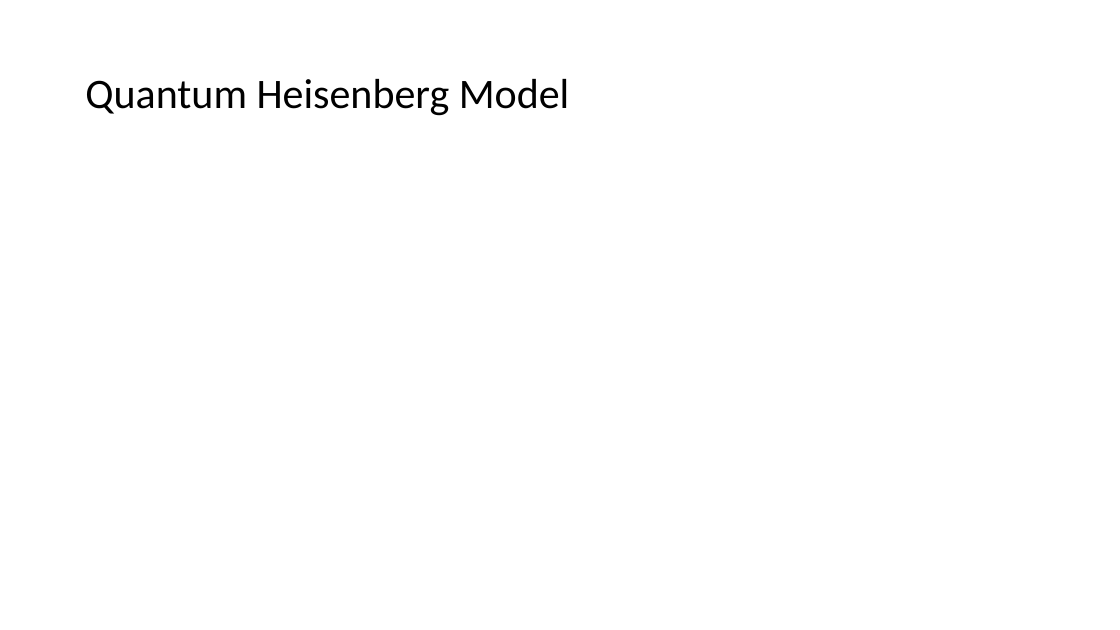
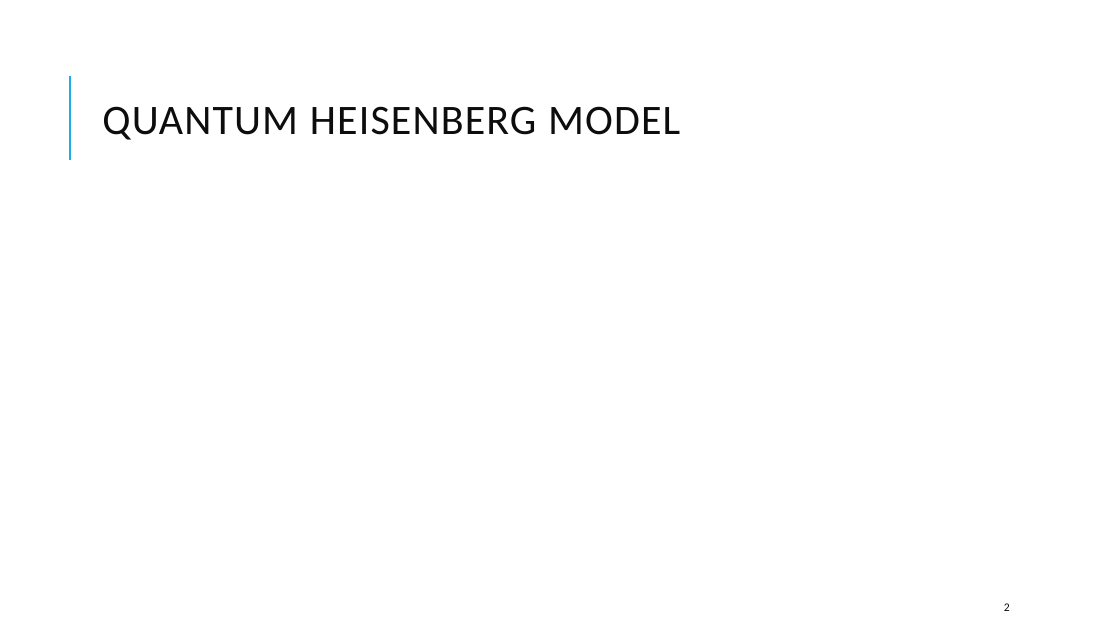
Before and after one commit to kwang0/KPZ-Project, a slide deck: slide 2 of EPiQS Presentation.pptx. Drawn at 1120x630 pixels with LibreOffice and Linux fonts; fonts in the diff are those of the drawing; grey boxes stand for pictures. Boxes give left, top, right and bottom in pixels: in the first picture for what was removed or moved away, otherwise in the second. Text is boxed around its words. In the diff, an @@ line names an element or a change of style, - is before the commit and + after.

```diff
--- a/EPiQS Presentation.pptx
+++ b/EPiQS Presentation.pptx
@@ line added from (70, 160) to (70, 76), #1CADE4 1.5 pt @@
@@ title at <box>102,106,680,140</box>: text changed; text colour #000000 to #0D0D0D @@
-Quantum Heisenberg Model
+QUANTUM HEISENBERG MODEL
@@ page number added at <box>1004,603,1010,611</box>, 10 pt, text #0D0D0D @@
+2
```
Also in this commit, not shown: 18 other slides changed, 3 slides added, 1 slide removed, 12 other files.
